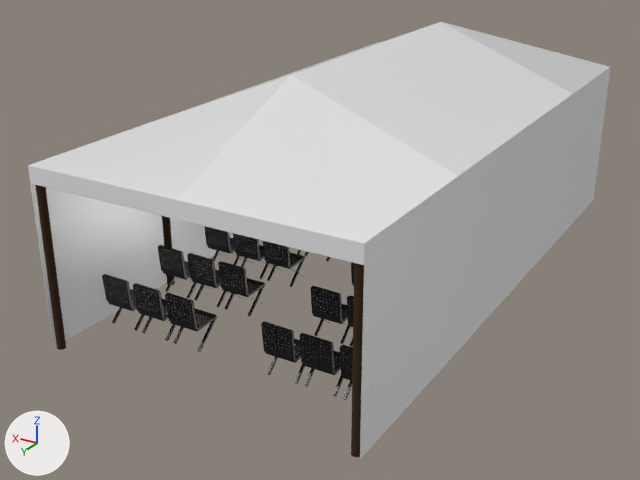
One commit to the glTF model Gangsta Wizards/Main/BUILDINGS/Assembly/A-3/Tent Church.glb: the scene before it, then after it.
Before and after are seen from a camera (50 mm lens) standing at (-7.9, 15.28, 6.33) and looking at (0.59, 1.13, -0.75). The axes (+X, +Y, +Z) are drawn at lower left. The lights are the same throughout. The older version comes first. Where no turn or scale is listed for an object, it has been applied to the vertices.

In view in the first picture: 'Chairs', 'Tent', 'Tent Supports'.
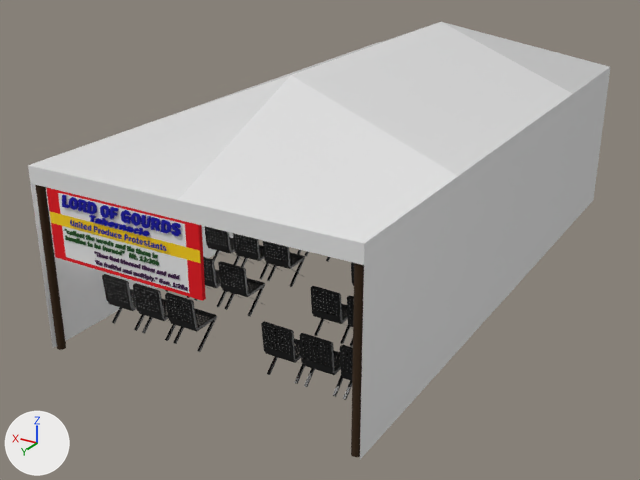
Changed parts and their boxes (x1, y1, x2, y2) in the pictures (640 x 480 px):
'Sign', added
    after: (46, 187, 206, 301)
    faces in mat_banner_white (white #e7e7e7): (58, 193, 189, 293)
    faces in mat_banner (red #e70012): (46, 187, 206, 301)
    faces in mat_banner_blue (blue #00009d): (62, 195, 181, 251)
    faces in mat_banner_yellow (yellow #ffd200): (50, 211, 201, 263)
    faces in mat_banner_green (dark green #004d07): (64, 229, 159, 266)

The change, as a diff of the scene's bpy script:
```diff
--- a/Gangsta Wizards/Main/BUILDINGS/Assembly/A-3/Tent Church.glb.py
+++ b/Gangsta Wizards/Main/BUILDINGS/Assembly/A-3/Tent Church.glb.py
@@ mat_banner_blue @@
+mat_banner_blue = principled_material('Banner Blue')
+mat_banner_blue.base_color = (0.0, 0.000131, 0.335)  # blue #00009d
+mat_banner_blue.roughness = 1.0
@@ mat_banner_green @@
+mat_banner_green = principled_material('Banner Green')
+mat_banner_green.base_color = (0.0, 0.0751, 0.00198)  # dark green #004d07
@@ mat_banner_yellow @@
+mat_banner_yellow = principled_material('Banner Yellow')
+mat_banner_yellow.base_color = (1.0, 0.647, 0.0)  # yellow #ffd200
@@ mat_banner_purple @@
+mat_banner_purple = principled_material('Banner Purple')
+mat_banner_purple.base_color = (0.0437, 0.0, 0.0575)  # dark purple #3b0044
@@ mat_banner_white @@
+mat_banner_white = principled_material('Banner White')
+mat_banner_white.base_color = (0.8, 0.8, 0.8)  # white #e7e7e7
+mat_banner_white.roughness = 1.0
@@ mat_banner @@
+mat_banner = principled_material('Banner')
+mat_banner.base_color = (0.8, 0.0, 0.00617)  # red #e70012
+mat_banner.roughness = 1.0
@@ me_cube @@
+me_cube.from_pydata(...)  # 4414 vertices, 8066 faces; spans x -1.52..1.52, y -0.04..0.07, z -0.61..0.61
+# faces by material slot: [82, 4, 6, 1674, 3116, 3184]
+me_cube.materials.append(mat_banner)  # red #e70012
+me_cube.materials.append(mat_banner_white)  # white #e7e7e7
+me_cube.materials.append(mat_banner_yellow)  # yellow #ffd200
+me_cube.materials.append(mat_banner_blue)  # blue #00009d
+me_cube.materials.append(mat_banner_green)  # dark green #004d07
+me_cube.materials.append(mat_banner_purple)  # dark purple #3b0044
@@ ob_sign @@
+ob_sign = bpy.data.objects.new('Sign', me_cube)
+ob_sign.location = (1.16, 6.06, 0.91)
```
